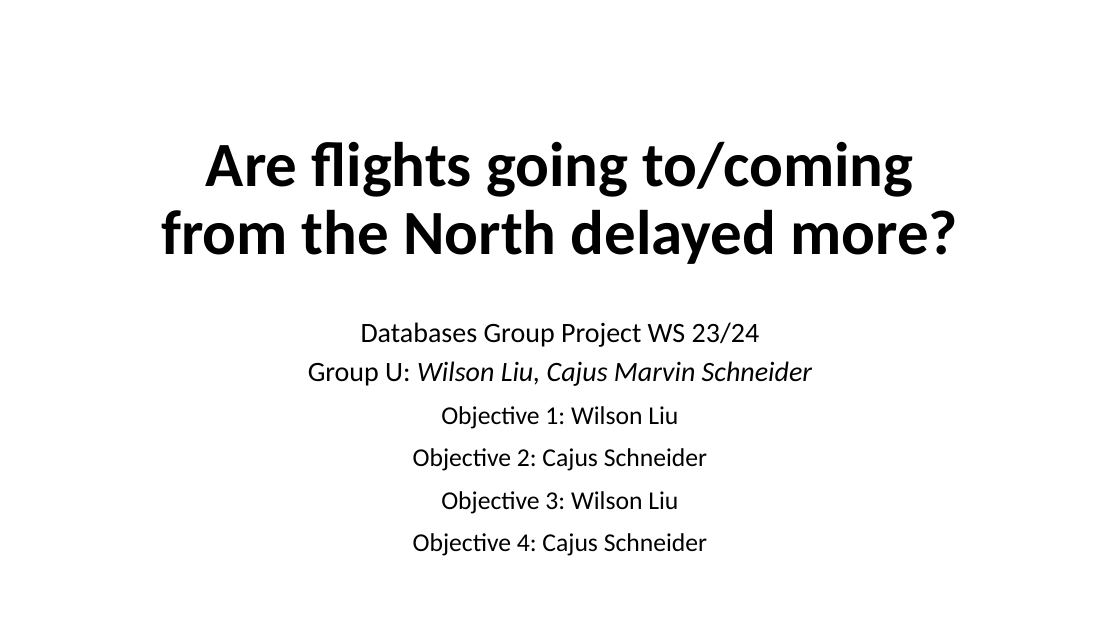
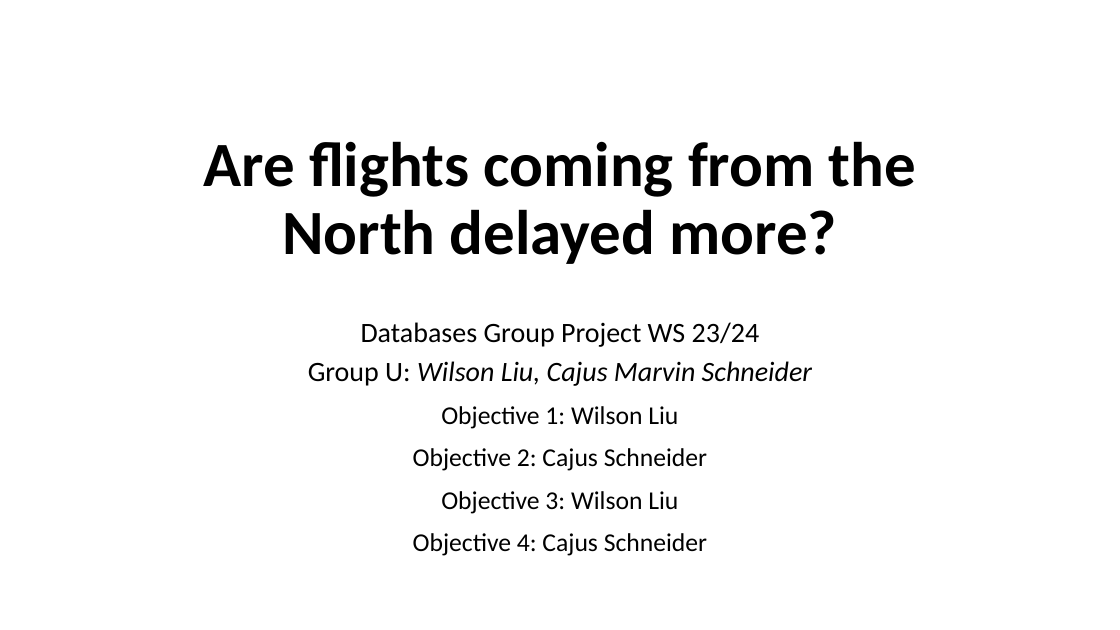
Before and after one commit to Rennacker54/Databases_Group-U, a slide deck: slide 1 of DBProject_Group U.pptx. Drawn at 1120x630 pixels with LibreOffice and Linux fonts; fonts in the diff are those of the drawing. Boxes give left, top, right and bottom in pixels: in the first picture for what was removed or moved away, otherwise in the second. Text is boxed around its words. In the diff, an @@ line names an element or a change of style, - is before the commit and + after.

```diff
--- a/DBProject_Group U.pptx
+++ b/DBProject_Group U.pptx
@@ title at <box>203,141,916,264</box>: text changed @@
-Are flights going to/coming from the North delayed more?
+Are flights coming from the North delayed more?
```
Also in this commit, not shown: 4 other slides changed, 1 slide removed, 2 other files.
